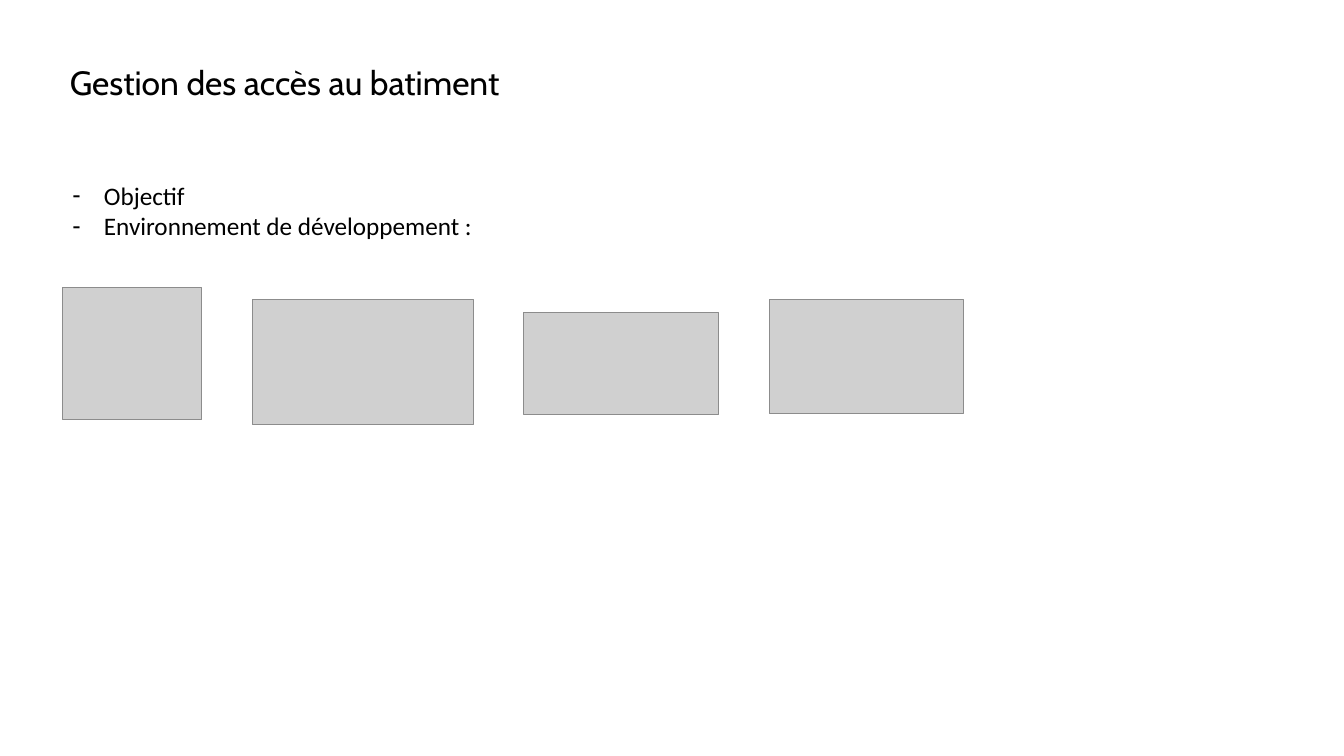
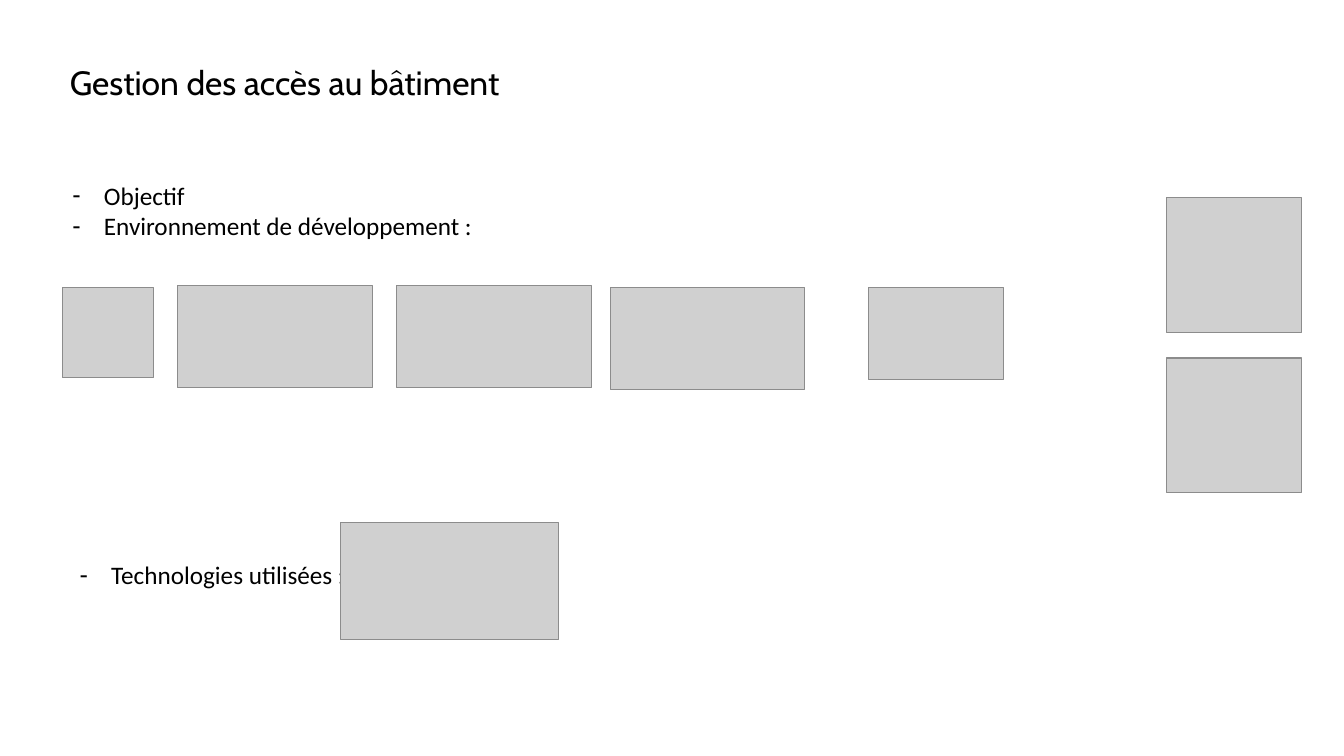
Before and after one commit to AlexandreSaxemard/GestionAccesBatiment, a slide deck: slide 13 of Docs/Gestion des accès au bâtiment.pptx. Drawn at 1344x756 pixels with LibreOffice and Linux fonts; fonts in the diff are those of the drawing; grey boxes stand for pictures. Boxes give left, top, right and bottom in pixels: in the first picture for what was removed or moved away, otherwise in the second. Text is boxed around its words. In the diff, an @@ line names an element or a change of style, - is before the commit and + after.

```diff
--- a/Docs/Gestion des accès au bâtiment.pptx
+++ b/Docs/Gestion des accès au bâtiment.pptx
@@ title at (70,69,499,96): text changed @@
-Gestion des accès au batiment
+Gestion des accès au bâtiment
@@ picture added at (1167,198,1302,333) @@
@@ picture: place and size @@
-picture at (63,287,202,419)
+picture at (63,287,153,378)
@@ picture: place and size @@
-picture at (252,299,474,425)
+picture at (177,285,372,388)
@@ picture: place and size @@
-picture at (524,313,719,415)
+picture at (397,285,592,388)
@@ picture: place and size @@
-picture at (769,299,963,413)
+picture at (611,287,805,390)
@@ picture added at (869,287,1004,379) @@
@@ picture added at (1167,358,1302,493) @@
@@ picture added at (341,522,559,640) @@
@@ text added at (111,566,333,589), 18 pt, text #000000 @@
+– Technologies utilisées :
```
Also in this commit, not shown: 6 slides added.
